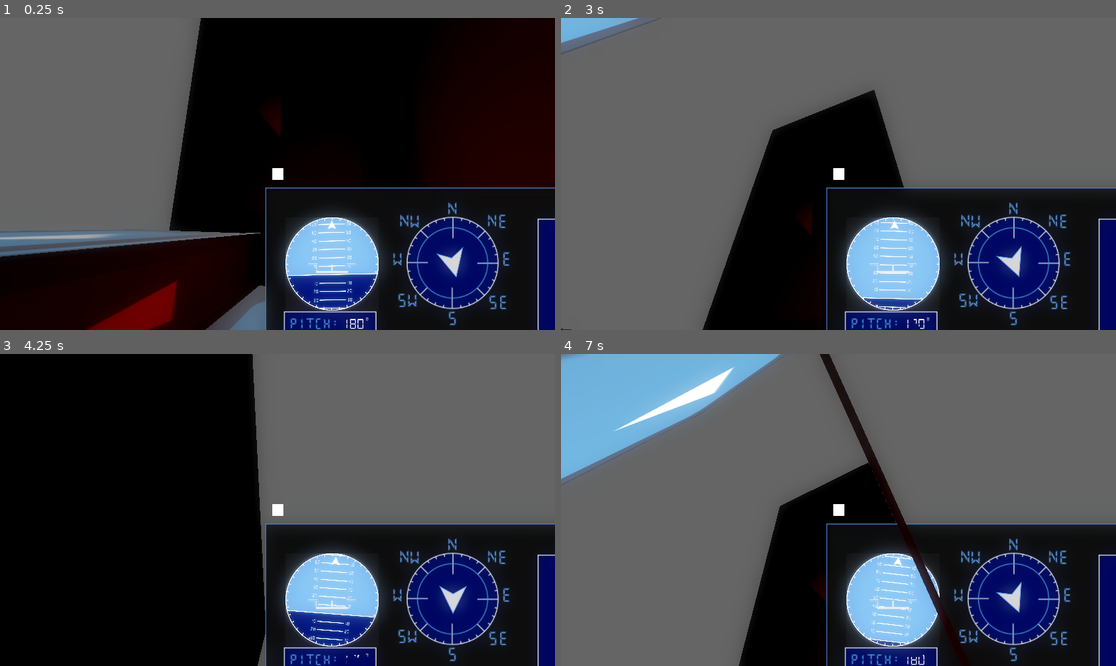
Above: before the commit, frames 1-4 (two rows, left to right).
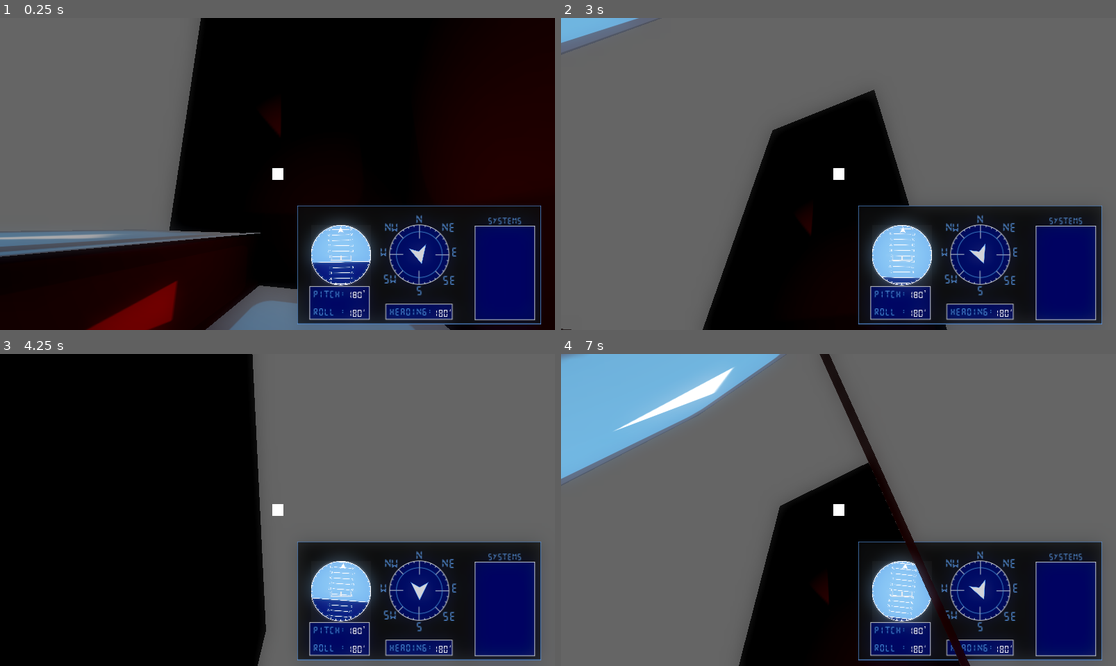
Above: after the commit, the same moments.

Repository: LitheFulminare/Abyssal-Cleaner
Game: Godot game, scene res://Prototyping/Test scene.tscn
The game is run twice, just before and just after one commit, with the same random seed, the same clock (stepped at 60 frames per second) and the same inputs. The engine's default icon, where the game draws it, is replaced by a stand-in: a white triangle on a blue panel in a dark square.
Inputs (mouse positions are in pixels of both pictures, inside the frame that each line leads up to):
- Up to frame 1 (0.25 s): no input
- Up to frame 2 (3 s): move the mouse to (960, 158) at 0.52 s; hold D (Right) 0.53-1.28 s; move the mouse to (727, 189) at 1.27 s; hold S (Backwards) 1.28-2.03 s; move the mouse to (894, 105) at 2.02 s; hold D (Right) 2.03-2.78 s; move the mouse to (810, 236) at 2.77 s; hold W (Forward) from 2.78 s (still down)
- Up to frame 3 (4.25 s): move the mouse to (444, 556) at 3.52 s; release W (Forward) at 3.53 s; hold A (Left) from 3.53 s (still down)
- Up to frame 4 (7 s): move the mouse to (672, 463) at 4.27 s; move the mouse to (866, 510) at 5.02 s; release A (Left) at 5.03 s; hold S (Backwards) 5.03-5.78 s; move the mouse to (755, 432) at 5.77 s; hold D (Right) 5.78-6.53 s; move the mouse to (960, 494) at 6.52 s; hold W (Forward) from 6.53 s (still down)

The runs differ from the first frame. In frame 1, 14% of the frame differs, in the area x 47-100%, y 54-100%; in frame 2, 16%; in frame 3, 18%; in frame 4, 15%.

Commit message:
render priority & heading label

Diff:
--- a/abyssal-cleaner-3d/Assets/Screens/Orientation/orientation_screen.gd
+++ b/abyssal-cleaner-3d/Assets/Screens/Orientation/orientation_screen.gd
@@ -5,6 +5,7 @@
 @export var artificial_horizon: ArtificialHorizon
 @export var pitch_label: Label3D
 @export var roll_label: Label3D
+@export var heading_label: Label3D
 
 func update_player_arrow(new_rotation: float) -> void:
 	playerArrow.rotation.z = new_rotation
--- a/abyssal-cleaner-3d/Assets/Screens/Orientation/orientation_screen.tscn
+++ b/abyssal-cleaner-3d/Assets/Screens/Orientation/orientation_screen.tscn
@@ -19,7 +19,7 @@
 disable_receive_shadows = true
 stencil_flags = 2
 
-[node name="Orientation Screen" type="Sprite3D" unique_id=578651837 node_paths=PackedStringArray("playerArrow", "artificial_horizon", "pitch_label", "roll_label")]
+[node name="Orientation Screen" type="Sprite3D" unique_id=578651837 node_paths=PackedStringArray("playerArrow", "artificial_horizon", "pitch_label", "roll_label", "heading_label")]
 transform = Transform3D(0.5, 0, 0, 0, 0.5, 0, 0, 0, 0.5, 0, 0, 0)
 material_overlay = ExtResource("1_jc4yw")
 cast_shadow = 0
@@ -29,6 +29,7 @@
 artificial_horizon = NodePath("SubViewport/Artificial Horizon")
 pitch_label = NodePath("Numbers/Pitch")
 roll_label = NodePath("Numbers/Roll")
+heading_label = NodePath("Numbers/Heading")
 
 [node name="Player Arrow" type="Sprite3D" parent="." unique_id=828074123]
 transform = Transform3D(2, 0, 0, 0, 2, 0, 0, 0, 2, 0.031194925, 1.1432424, 0.024477601)
@@ -42,9 +43,11 @@
 size = Vector3(1, 1, 0)
 
 [node name="Numbers" type="Node3D" parent="." unique_id=1920637933]
+transform = Transform3D(1, 0, 0, 0, 1, 0, 0, 0, 1, 0, 0, 0.1)
 
 [node name="Pitch" type="Label3D" parent="Numbers" unique_id=318467739]
 transform = Transform3D(4, 0, 0, 0, 4, 0, 0, 0, 4, -6.785539, -3.4837754, 0)
+render_priority = 1
 text = "180"
 font = ExtResource("5_64byu")
 font_size = 60
@@ -52,12 +55,14 @@
 
 [node name="Degree" type="Label3D" parent="Numbers" unique_id=1058939207]
 transform = Transform3D(4, 0, 0, 0, 4, 0, 0, 0, 4, -6.559648, -3.123885, 0)
+render_priority = 1
 text = "0"
 font = ExtResource("5_64byu")
 font_size = 18
 
 [node name="Roll" type="Label3D" parent="Numbers" unique_id=882643919]
 transform = Transform3D(4, 0, 0, 0, 4, 0, 0, 0, 4, -6.785539, -5.6448607, 0)
+render_priority = 1
 text = "180"
 font = ExtResource("5_64byu")
 font_size = 60
@@ -65,6 +70,22 @@
 
 [node name="Degree 2" type="Label3D" parent="Numbers" unique_id=1511758195]
 transform = Transform3D(4, 0, 0, 0, 4, 0, 0, 0, 4, -6.559648, -5.2849703, 0)
+render_priority = 1
+text = "0"
+font = ExtResource("5_64byu")
+font_size = 18
+
+[node name="Heading" type="Label3D" parent="Numbers" unique_id=414266022]
+transform = Transform3D(4, 0, 0, 0, 4, 0, 0, 0, 4, 3.329918, -5.6448607, 0)
+render_priority = 1
+text = "180"
+font = ExtResource("5_64byu")
+font_size = 60
+horizontal_alignment = 2
+
+[node name="Degree 3" type="Label3D" parent="Numbers" unique_id=1549622067]
+transform = Transform3D(4, 0, 0, 0, 4, 0, 0, 0, 4, 3.555809, -5.2849703, 0)
+render_priority = 1
 text = "0"
 font = ExtResource("5_64byu")
 font_size = 18
--- a/abyssal-cleaner-3d/Player/submarine.tscn
+++ b/abyssal-cleaner-3d/Player/submarine.tscn
@@ -10,7 +10,7 @@
 orientationScreen = NodePath("Orientation Screen")
 
 [node name="Orientation Screen" parent="." unique_id=578651837 instance=ExtResource("3_qvldv")]
-transform = Transform3D(0.04, 0, 0, 0, 0.039999984, 0, 0, 0, 0.039999984, 0.5380652, -0.32144433, -0.6253317)
+transform = Transform3D(0.03, 0, 0, 0, 0.029999994, 0, 0, 0, 0.029999994, 0.50173676, -0.32144424, -0.7198048)
 
 [node name="CanvasLayer" type="CanvasLayer" parent="." unique_id=406979246]
 
